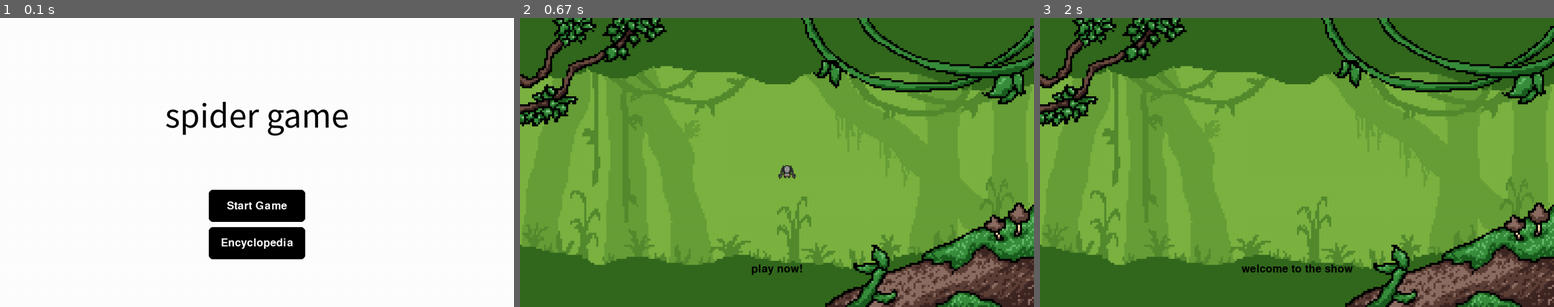
Above: before the commit, frames 1-3 (left to right).
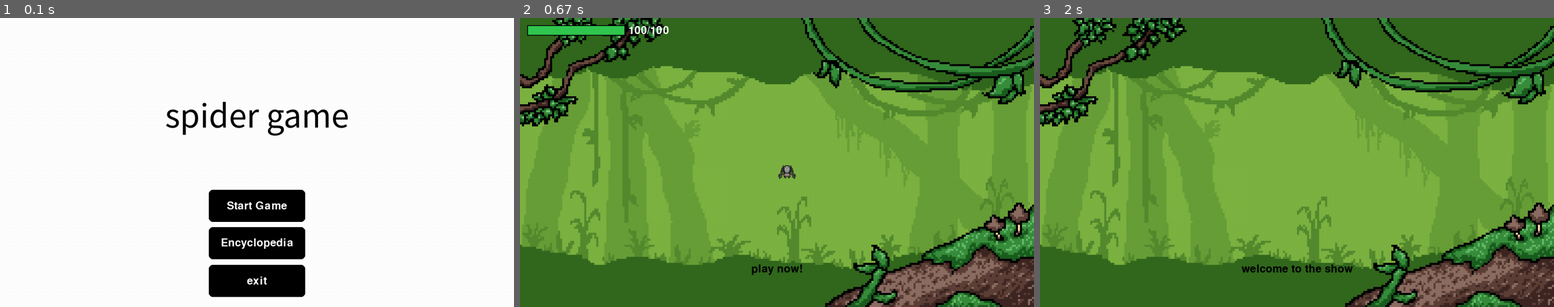
Above: after the commit, the same moments.

Repository: hyeong-512/Spider-game
Game: pygame game, started from main.py
Two runs of this game, one before a commit and one after it. Both use one fixed random seed, a clock stepped at 60 frames per second and the inputs below.
Inputs:
- Up to frame 1 (0.1 s): no input
- Up to frame 2 (0.67 s): click "Start Game" at 0.38 s
- Up to frame 3 (2 s): hold Esc 0.67-1.13 s; hold Right 0.67-1.13 s; click "Encyclopedia" at 1.22 s

The runs differ from the first frame. In frame 1, 2.1% of the frame differs, in the area x 40-60%, y 85-97%; in frame 2, 0.8%; in frame 3, nothing differs.

Commit message:
Update main.py

Diff:
--- a/main.py
+++ b/main.py
@@ -1,5 +1,6 @@
 import pygame
-from scripts.character import Character  # ★ 분리한 캐릭터 클래스 임포트
+from scripts.character import Character
+from scripts.healthbar import HealthBar   # ★ 새로 분리된 체력바 불러오기
 
 pygame.init()
 
@@ -12,45 +13,52 @@
 font = pygame.font.Font(None, 40)
 title_font = pygame.font.SysFont("malgungothic", 80)
 
-# ----------------- 이미지 로드: 시작 시 1번만 -----------------
-# convert/convert_alpha()를 해두면 blit 성능이 올라가요.
+# ----------------- 이미지 로드 -----------------
 background = pygame.image.load(
-    r"C:\Users\이윤형\Desktop\python\Spider_beta\game_images\jungle background-pixilart.png"
+    r"C:/Users/user/Downloads/jungle background-pixilart.png"
 ).convert()
 background = pygame.transform.scale(background, (screen_width, screen_height))
 
-# 캐릭터는 클래스로 관리
-character_img_path = r"C:\Users\이윤형\Desktop\python\Spider_beta\game_images\gray spider-pixilart.png"
-character_speed = 300  # px/s (초당 이동 픽셀수)
-# 화면 중앙 배치
+# 캐릭터
+character_img_path = r"C:/Users/user/Downloads/gray spider-pixilart.png"
+character_speed = 300
 character = Character(
     image_path=character_img_path,
     start_pos=((screen_width // 2), (screen_height // 2)),
     speed=character_speed
 )
 
+# ★ 캐릭터에 체력 속성 없으면 추가
+if not hasattr(character, "max_hp"):
+    character.max_hp = 100
+    character.hp = 100
+
+# ★ 체력바 생성 (분리된 클래스 사용)
+hpbar = HealthBar(character.max_hp, font=font)
+
 # ----------------- 버튼/상태 -----------------
-game_state = 'start'  # 'start', 'play', 'Encyclopedia'
+game_state = 'start'
 play_start_time = None
 
-# 화면 비율에 맞춰 중앙정렬 버튼 배치 (가변 해상도 대응)
 start_button_rect = pygame.Rect(0, 0, 240, 80)
 start_button_rect.center = (screen_width // 2, int(screen_height * 0.65))
 
 encyclopedia_button_rect = pygame.Rect(0, 0, 240, 80)
 encyclopedia_button_rect.center = (screen_width // 2, int(screen_height * 0.78))
 
+exit_button_rect = pygame.Rect(0, 0, 240, 80)
+exit_button_rect.center = (screen_width // 2 , int(screen_height * 0.91))
+
 running = True
 while running:
-    dt_ms = clock.tick(60)                 # 지난 프레임 소요 시간(ms)
-    dt = dt_ms / 1000.0                    # 초 단위로 변환
-    screen.fill((255, 255, 255))           # 기본 배경 (메뉴에서 흰색)
+    dt_ms = clock.tick(60)
+    dt = dt_ms / 1000.0
+    screen.fill((255, 255, 255))
 
     for event in pygame.event.get():
         if event.type == pygame.QUIT:
             running = False
 
-        # ESC로 언제든 시작 화면으로 돌아가기 (원하면 빼도 됨)
         if event.type == pygame.KEYDOWN and event.key == pygame.K_ESCAPE:
             game_state = 'start'
 
@@ -61,23 +69,20 @@
                     play_start_time = pygame.time.get_ticks()
                 elif encyclopedia_button_rect.collidepoint(event.pos):
                     game_state = 'Encyclopedia'
+                elif exit_button_rect.collidepoint(event.pos):
+                    running = False
 
         elif game_state == 'play':
-            # ★ 캐릭터가 스스로 키 입력 이벤트를 처리
             character.handle_event(event)
 
         elif game_state == 'Encyclopedia':
-            # 백 버튼을 따로 만들지 않았지만 ESC로 돌아갈 수 있어요.
             pass
 
     # ----------------- 상태별 그리기 -----------------
     if game_state == 'start':
-        # 타이틀
         title_surf = title_font.render("spider game", True, (0, 0, 0))
         screen.blit(title_surf, (screen_width // 2 - title_surf.get_width() // 2, int(screen_height * 0.25)))
 
-        # 백그라운드 대신 흰 배경 유지
-        # 버튼(백그라운드와 대비되도록 검정 박스)
         pygame.draw.rect(screen, (0, 0, 0), encyclopedia_button_rect, border_radius=10)
         encyclopedia_text = font.render("Encyclopedia", True, (255, 255, 255))
         screen.blit(encyclopedia_text, encyclopedia_text.get_rect(center=encyclopedia_button_rect.center))
@@ -86,15 +91,19 @@
         start_game_text = font.render("Start Game", True, (255, 255, 255))
         screen.blit(start_game_text, start_game_text.get_rect(center=start_button_rect.center))
 
+        pygame.draw.rect(screen, (0, 0, 0), exit_button_rect, border_radius=10)
+        exit_game_text = font.render("exit", True, (255,255,255))
+        screen.blit(exit_game_text, exit_game_text.get_rect(center=exit_button_rect.center))
+
     elif game_state == 'play':
-        # 배경 그리기 (1회 로드한 이미지를 재사용)
         screen.blit(background, (0, 0))
 
-        # ★ 캐릭터 업데이트/그리기
+        # ----------------- ★ 체력바 그리기 -----------------
+        hpbar.draw(screen, character.hp, pos=(20,20))
+
         character.update(dt, screen.get_rect())
         character.draw(screen)
 
-        # "play now!" 1초 표시
         current_time = pygame.time.get_ticks()
         if play_start_time is not None and current_time - play_start_time < 1000:
             play_text = font.render("play now!", True, (0, 0, 0))
